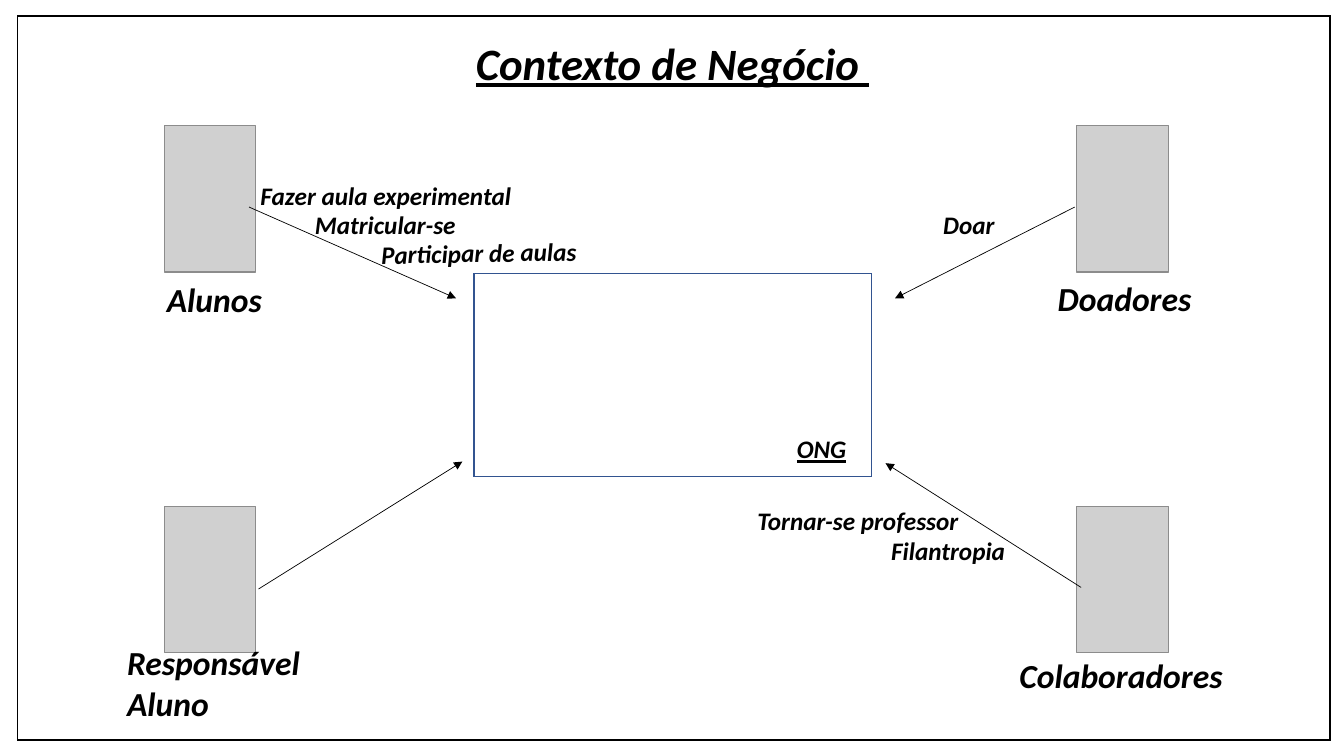
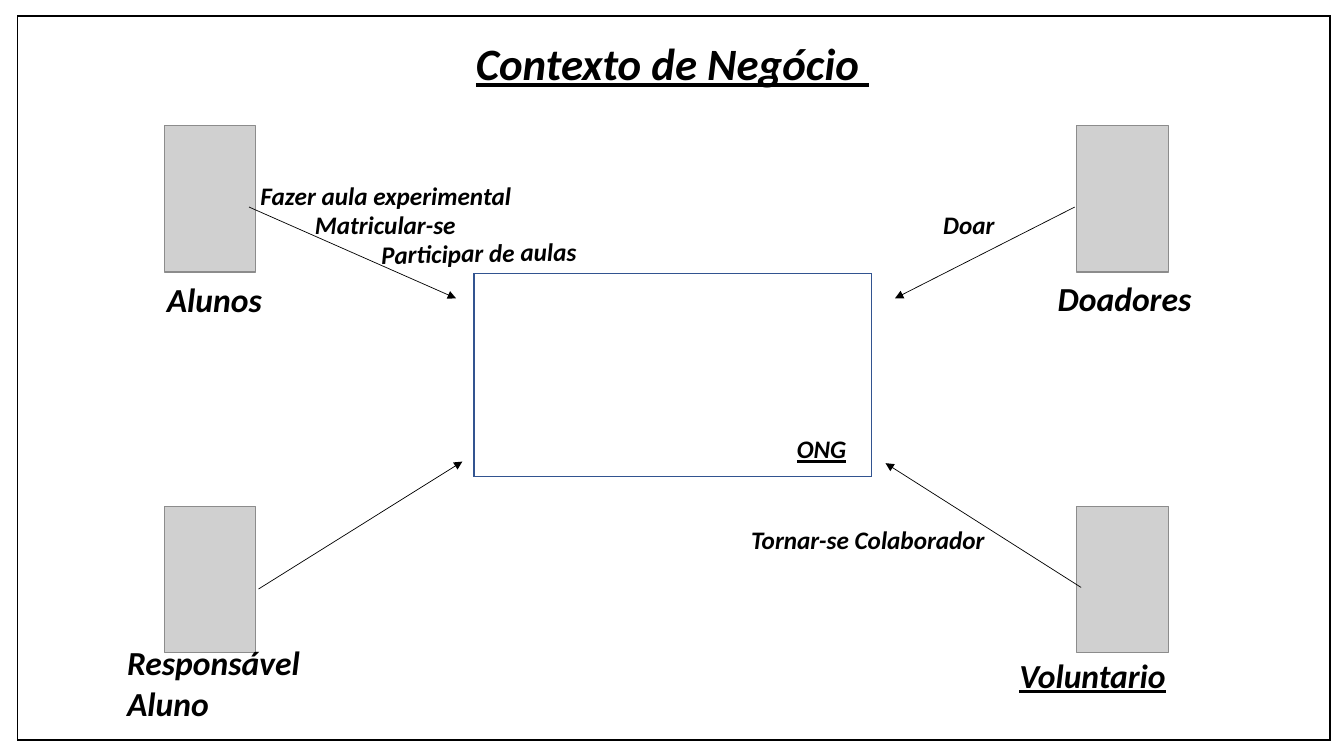
Before and after one commit to Ney-Rocha/OPE-3-semestre, a slide deck: slide 1 of cenario_de_negocio.pptx. Drawn at 1344x756 pixels with LibreOffice and Linux fonts; fonts in the diff are those of the drawing; grey boxes stand for pictures. Boxes give left, top, right and bottom in pixels: in the first picture for what was removed or moved away, otherwise in the second. Text is boxed around its words. In the diff, an @@ line names an element or a change of style, - is before the commit and + after.

```diff
--- a/cenario_de_negocio.pptx
+++ b/cenario_de_negocio.pptx
@@ text at bbox=[751, 531, 985, 550]: text changed @@
-Tornar-se professor
+Tornar-se Colaborador
@@ text removed at bbox=[891, 542, 1005, 564] @@
-Filantropia
@@ text at bbox=[1019, 664, 1165, 693]: text changed @@
-Colaboradores
+Voluntario
```
Also in this commit, not shown: 8 other slides changed, 7 slides added, 2 slides removed.
